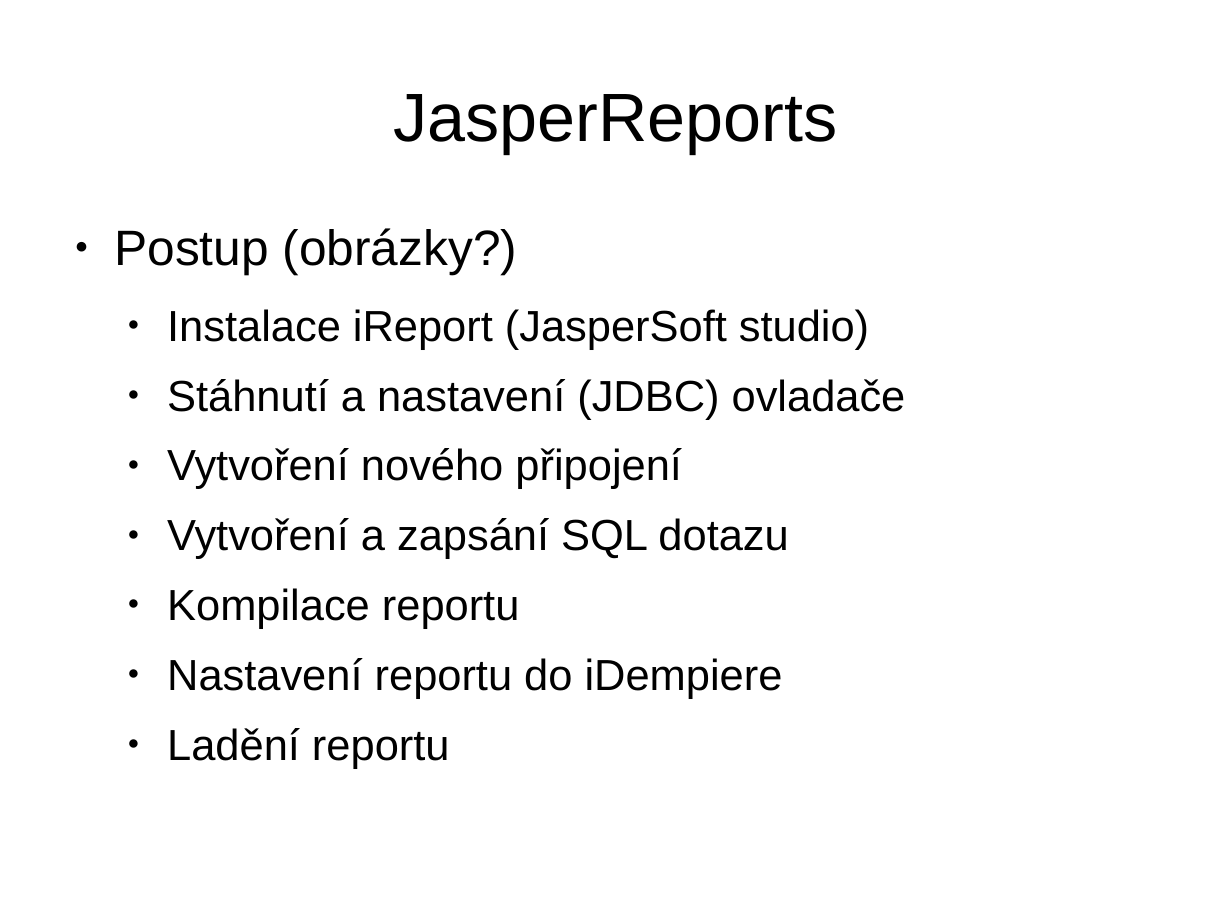
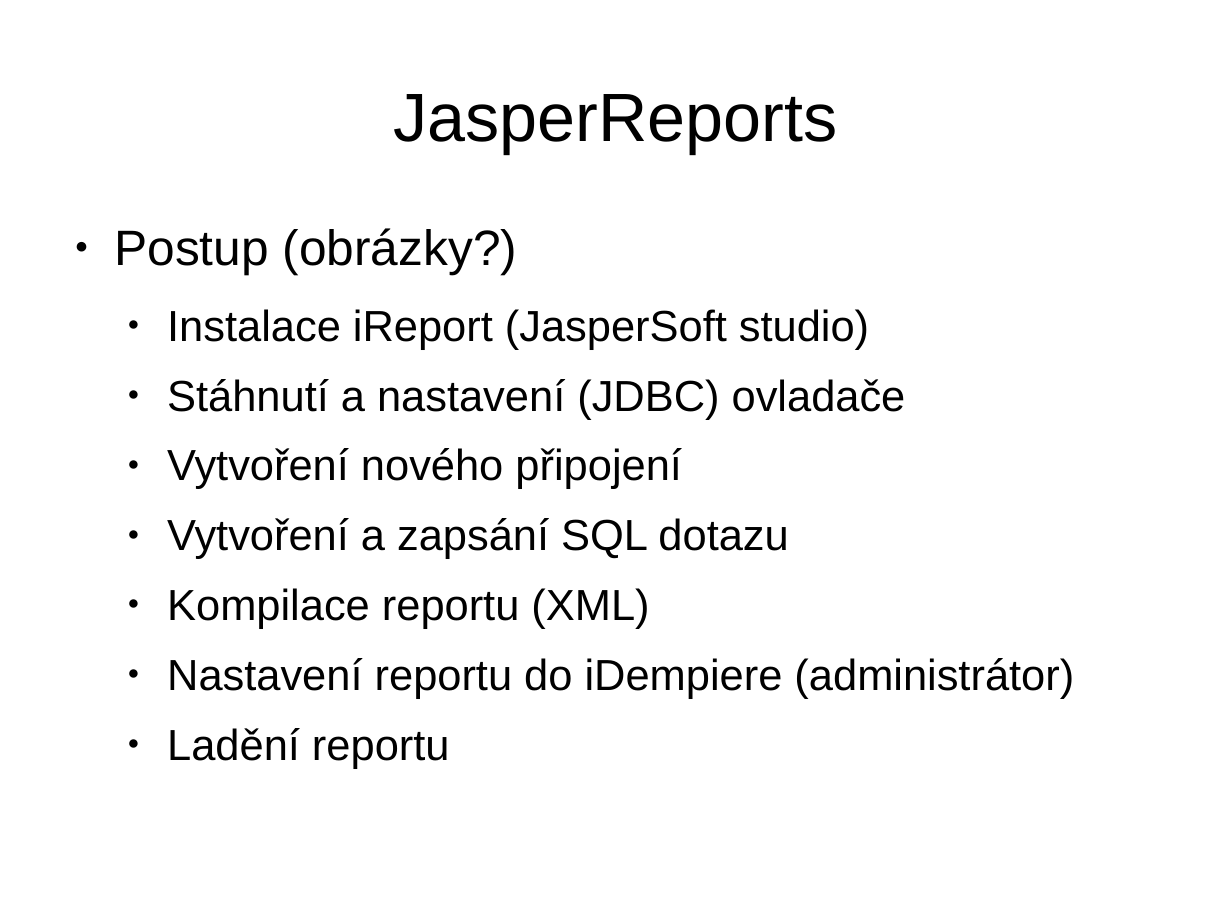
Before and after one commit to martin-vavrusak/mgr_statnice, a slide deck: slide 7 of !prezentace/vavrusak_WYSIVYG.odp (slide 5 before the commit). Drawn at 1232x924 pixels with LibreOffice and Linux fonts; fonts in the diff are those of the drawing. Boxes give left, top, right and bottom in pixels: in the first picture for what was removed or moved away, otherwise in the second. Text is boxed around its words. In the diff, an @@ line names an element or a change of style, - is before the commit and + after.

```diff
--- a/!prezentace/vavrusak_WYSIVYG.odp
+++ b/!prezentace/vavrusak_WYSIVYG.odp
@@ text at bbox=[167, 588, 1074, 699]: text changed @@
-  ● Kompilace reportu
-  ● Nastavení reportu do iDempiere
+  ● Kompilace reportu (XML)
+  ● Nastavení reportu do iDempiere (administrátor)
```
Also in this commit, not shown: 7 other slides changed, 6 slides added, 12 slides removed.
